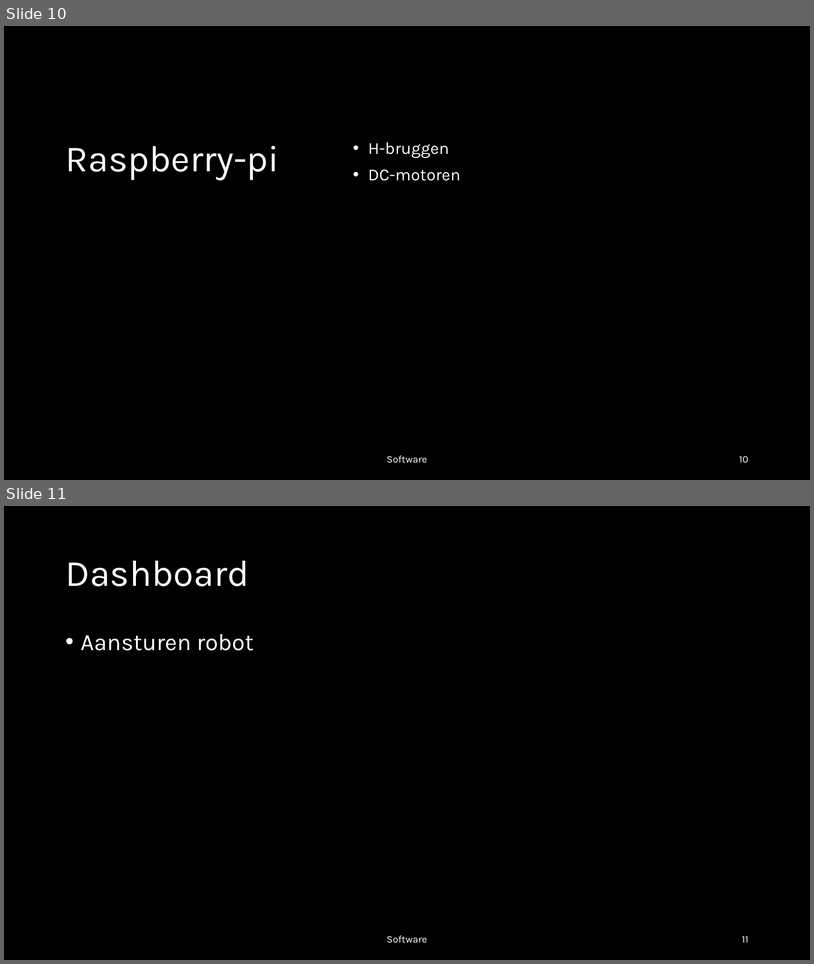
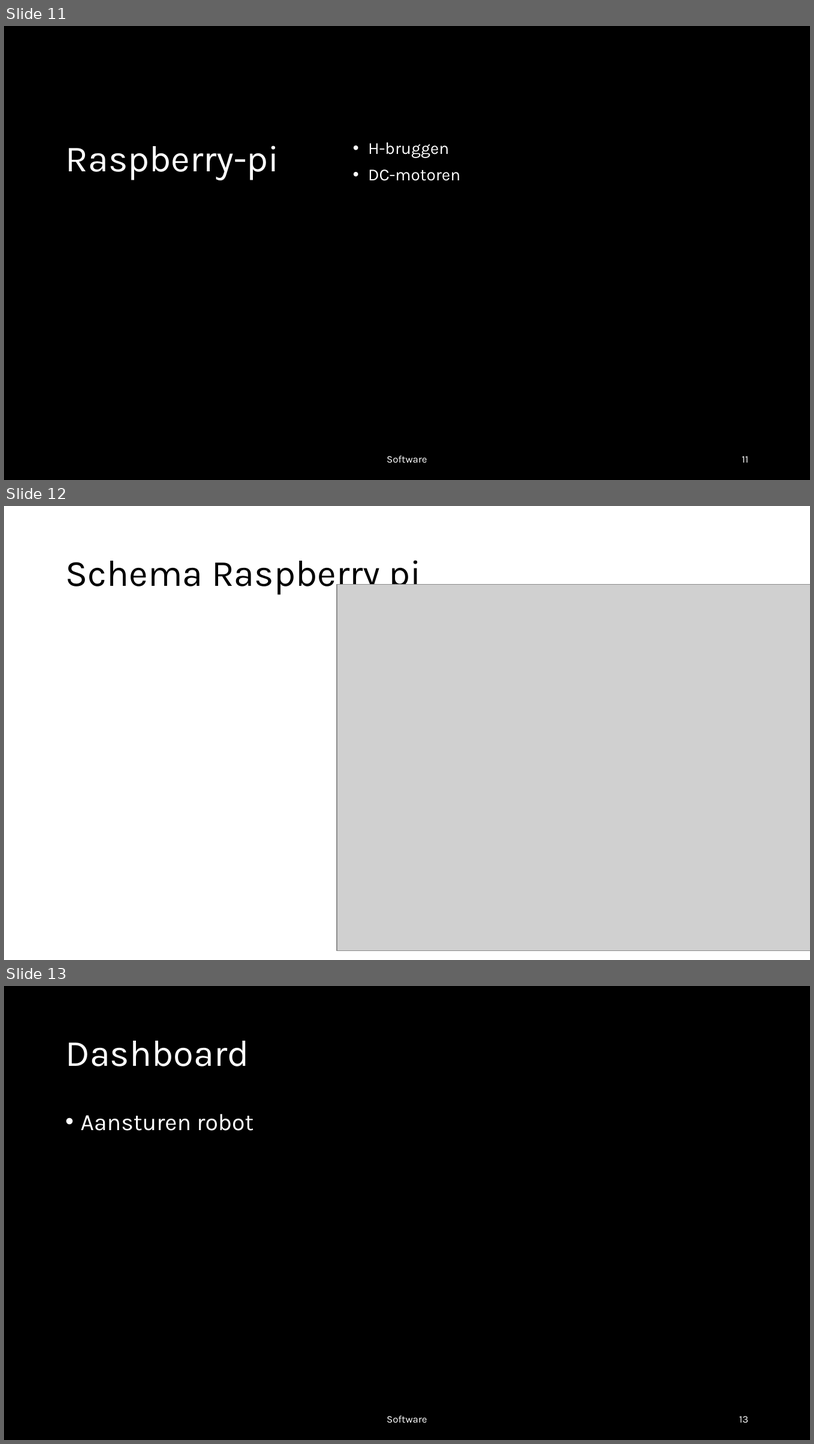
Before and after one commit to Nowie69/Eindproject-Robot-6ICW, a slide deck: Robot met mecanum wheels.pptx. Shown one above the other, each under a label of ours: slides 10 and 11 before the commit, slides 11, 12 and 13 after it. The pictures are 814x964 and 814x1444 pixels, drawn with LibreOffice and Linux fonts; fonts in the diff are those of the drawing; grey boxes stand for pictures; background and template pictures are left out; a plain dark background stands for a picture behind light text. Boxes give left, top, right and bottom in pixels: in the first picture for what was removed or moved away, otherwise in the second. Text is boxed around its words. In the diff, an @@ line names an element or a change of style, - is before the commit and + after.

```diff
--- a/Robot met mecanum wheels.pptx
+++ b/Robot met mecanum wheels.pptx
@@ slide 12 added at <box>4,506,810,960</box>, background #FFFFFF @@
@@ title added at <box>65,560,422,595</box>, 44 pt, text #000000 @@
+Schema Raspberry pi
@@ picture added at <box>338,585,810,951</box> @@
@@ what was slide 10 is now slide 11 @@
@@ page number at <box>742,456,749,462</box>: text changed @@
-10
+11
@@ what was slide 11 is now slide 13 @@
@@ page number at <box>740,1416,749,1422</box>: text changed @@
-11
+13
```
Also in this commit, not shown: 3 slides changed, 1 other slide added, 1 other file.
